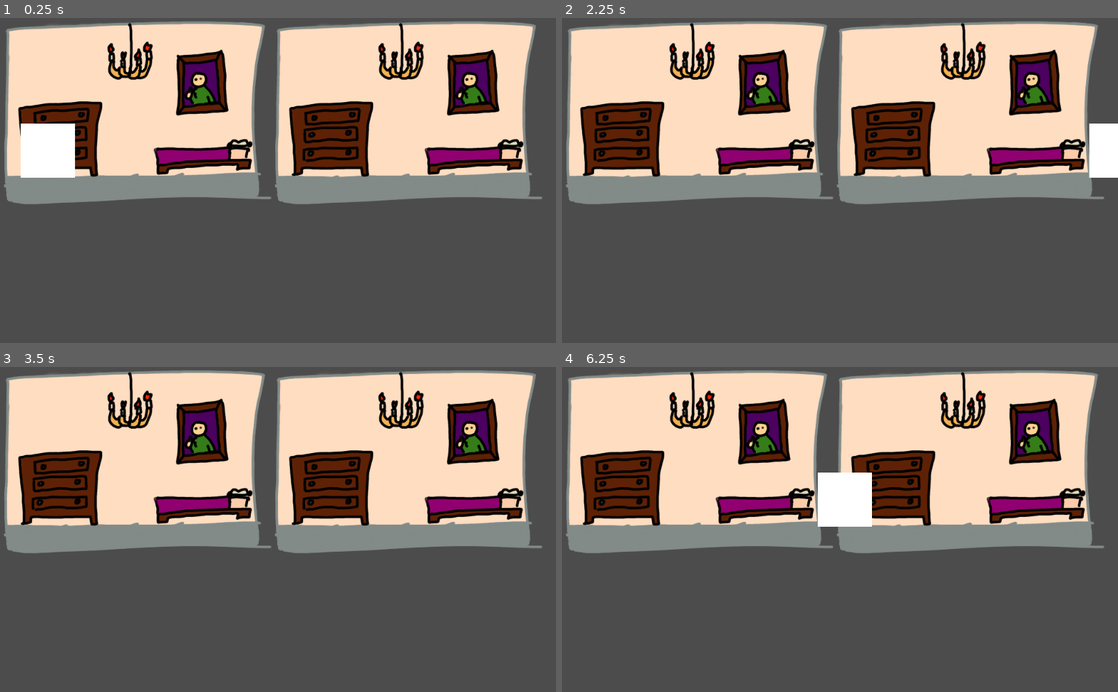
Above: before the commit, frames 1-4 (two rows, left to right).
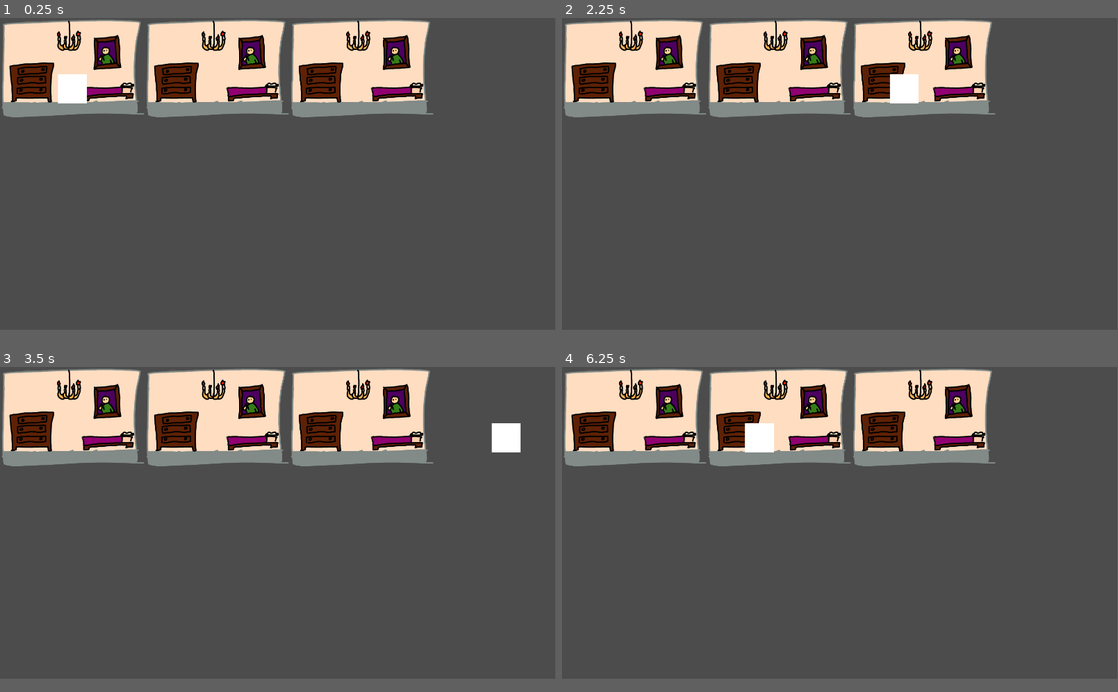
Above: after the commit, the same moments.

Repository: davesilva/ludum-dare-55
Game: Godot game, scene res://project/House/House.tscn
Same seed, same stepped clock (60 frames per second), same inputs: the game is played once before the commit and once after it.
Inputs (mouse positions are in pixels of both pictures, inside the frame that each line leads up to):
- Up to frame 1 (0.25 s): no input
- Up to frame 2 (2.25 s): tap Enter at 0.5 s; move the mouse to (962, 164) at 0.52 s; hold D (standard_move_right) 0.53-1.28 s; tap W (primary_action) at 0.6 s; click (962, 164) at 0.67 s; move the mouse to (728, 196) at 1.27 s; hold F (juice_press_test_feedback) 1.28-2.03 s; tap = (test_overlay_add) at 1.35 s; tap Space at 2 s; move the mouse to (895, 109) at 2.02 s; hold D (standard_move_right) from 2.03 s (still down); hold - (test_overlay_dismiss) from 2.03 s (still down)
- Up to frame 3 (3.5 s): move the mouse to (250, 594) at 2.77 s; release D (standard_move_right) at 2.78 s; release - (test_overlay_dismiss) at 2.78 s; hold Up (ui_up) from 2.78 s (still down); tap Backspace (test_overlay_dismiss_all) at 2.85 s; click (250, 594) at 2.92 s
- Up to frame 4 (6.25 s): tap Enter at 3.5 s; move the mouse to (1006, 578) at 3.52 s; release Up (ui_up) at 3.53 s; hold A (standard_move_left) 3.53-5.03 s; tap W (primary_action) at 3.6 s; move the mouse to (673, 480) at 4.27 s; tap = (test_overlay_add) at 4.35 s; move the mouse to (867, 529) at 5.02 s; hold F (juice_press_test_feedback) 5.03-5.78 s; hold - (test_overlay_dismiss) 5.03-5.78 s; click (867, 529) at 5.17 s; tap Space at 5.75 s; move the mouse to (756, 448) at 5.77 s; hold D (standard_move_right) from 5.78 s (still down); tap Backspace (test_overlay_dismiss_all) at 5.85 s
In our replay, the window is 800x468 before the commit and 799x449 after it. These sizes can differ from the game's own. Grey fills any space a smaller window leaves; there, only what the larger window draws over its background counts as a difference.

The runs differ from the first frame. In frame 1, 43% of the frame differs, in the area x 0-98%, y 0-58%; in frame 2, 44%, in the area x 0-100%, y 0-58%; in frame 3, 43%; in frame 4, 43%.

Commit message:
Adding summoning room to House
Fixed summoning room and spooky room position in general.
Fixed hitboxes for rooms.
Made summoning default off.

Co-authored-by: Nathan <nathan.holmes@paymentworks.com>
Co-authored-by: Eric <bajathefrog@gmail.com>
Co-authored-by: Dave <github@dmsilva.com>

Diff:
--- a/project.godot
+++ b/project.godot
@@ -263,6 +263,11 @@
 "class": "SummoningCircle",
 "language": "GDScript",
 "path": "res://project/tests/test_summoning_circle.gd"
+}, {
+"base": "SpookyRoom",
+"class": "SummoningRoom",
+"language": "GDScript",
+"path": "res://project/spooky_room/summoning_room.gd"
 }, {
 "base": "Context",
 "class": "TitleContext",
@@ -371,6 +376,7 @@
 "State": "",
 "StateMachine": "",
 "SummoningCircle": "",
+"SummoningRoom": "",
 "TitleContext": "",
 "TitleContextUI": "",
 "ToggleSequencer": "",
@@ -395,6 +401,11 @@
 EventBus="*res://addons/event_bus/event_bus.tscn"
 PresentationServices="*res://addons/presentation/presentation_services.tscn"
 
+[display]
+
+window/size/width=1920
+window/size/height=1080
+
 [editor_plugins]
 
 enabled=PoolStringArray( "res://addons/clickable_area_2d/plugin.cfg" )
--- a/project/Combo/KeyComboController.gd
+++ b/project/Combo/KeyComboController.gd
@@ -9,8 +9,8 @@
 export(Array) var key_pool = [KEY_LEFT, KEY_UP, KEY_DOWN, KEY_RIGHT]
 
 
-var comboing_enabled = true
-var combo_running = true
+var comboing_enabled = false
+var combo_running = false
 var current_combo = []
 
 signal combo_completed(combo)
--- a/project/House/House.tscn
+++ b/project/House/House.tscn
@@ -1,14 +1,29 @@
-[gd_scene load_steps=3 format=2]
+[gd_scene load_steps=6 format=2]
 
 [ext_resource path="res://project/spooky_room/spooky_room.tscn" type="PackedScene" id=1]
 [ext_resource path="res://project/player_character/player_character_root.tscn" type="PackedScene" id=2]
+[ext_resource path="res://project/spooky_room/summoning_room.tscn" type="PackedScene" id=3]
+[ext_resource path="res://project/spooky_room/clean_room_temp.png" type="Texture" id=4]
+[ext_resource path="res://project/spooky_room/messy_room_temp.png" type="Texture" id=5]
 
 [node name="House" type="Node2D"]
 
 [node name="Bedroom" parent="." instance=ExtResource( 1 )]
+position = Vector2( 250, 175 )
 
 [node name="Kitchen" parent="." instance=ExtResource( 1 )]
-position = Vector2( 500, 0 )
+position = Vector2( 750, 175 )
+
+[node name="SummoningRoom" parent="." instance=ExtResource( 3 )]
+position = Vector2( 1250, 175 )
+cleanImage = ExtResource( 4 )
+dirtyImage = ExtResource( 5 )
+roomWidth = 500
+roomHeight = 350
 
 [node name="PlayerCharacterRoot" parent="." instance=ExtResource( 2 )]
-position = Vector2( 88, 245 )
+position = Vector2( 250, 245 )
+
+[editable path="Bedroom"]
+[editable path="Kitchen"]
+[editable path="SummoningRoom"]
--- a/project/spooky_room/spooky_room.gd
+++ b/project/spooky_room/spooky_room.gd
@@ -35,7 +35,7 @@
 	sprite.texture = cleanImage
 	sprite.scale.x = float(roomWidth)/sprite.texture.get_width()
 	sprite.scale.y = float(roomHeight)/sprite.texture.get_height()
-	room_collision_shape_2d.shape.set_extents(Vector2(roomWidth, roomHeight))
+	# room_collision_shape_2d.shape.set_extents(Vector2(roomWidth, roomHeight))
 
 # Called every frame. 'delta' is the elapsed time since the previous frame.
 func _process(delta):
--- a/project/spooky_room/spooky_room.tscn
+++ b/project/spooky_room/spooky_room.tscn
@@ -5,6 +5,7 @@
 [ext_resource path="res://project/spooky_room/messy_room_temp.png" type="Texture" id=3]
 
 [sub_resource type="RectangleShape2D" id=1]
+extents = Vector2( 250, 175 )
 
 [sub_resource type="RectangleShape2D" id=4]
 
@@ -23,7 +24,6 @@
 
 [node name="Sprite" type="Sprite" parent="."]
 texture = ExtResource( 1 )
-centered = false
 
 [node name="GhostActiveArea2D" type="Area2D" parent="."]
 
